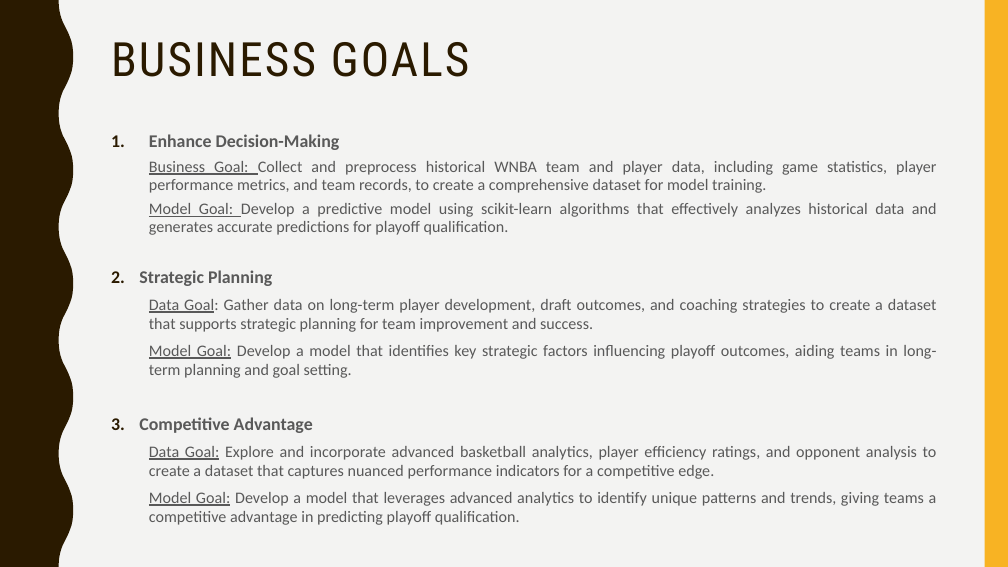
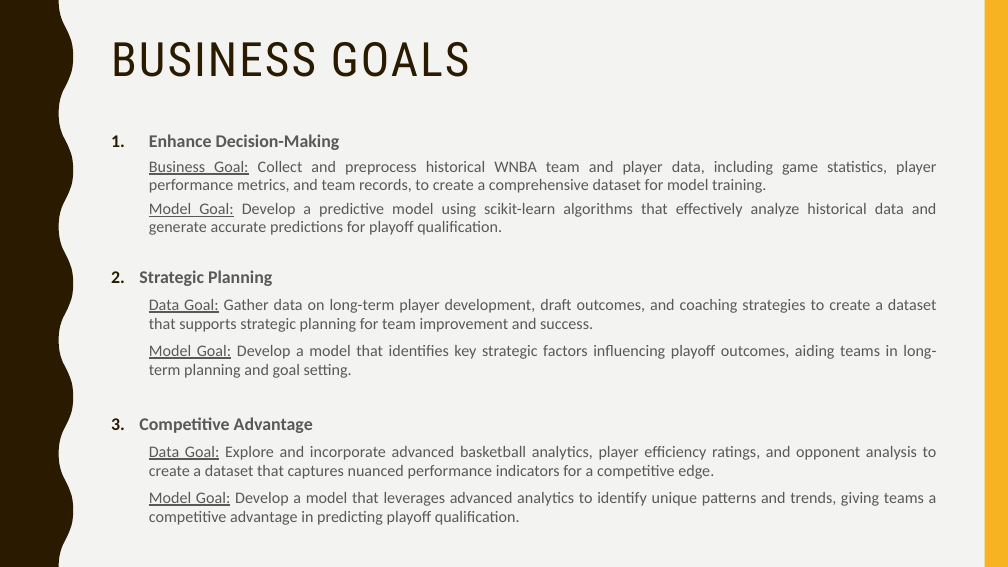
Before and after one commit to afs202005277/AC, a slide deck: slide 16 of ppt projeto.pptx. Drawn at 1008x567 pixels with LibreOffice and Linux fonts; fonts in the diff are those of the drawing. Boxes give left, top, right and bottom in pixels: in the first picture for what was removed or moved away, otherwise in the second. Text is boxed around its words. In the diff, an @@ line names an element or a change of style, - is before the commit and + after.

```diff
--- a/ppt projeto.pptx
+++ b/ppt projeto.pptx
@@ text at [149,203,937,235]: text changed @@
-  Model Goal: Develop a predictive model using scikit-learn algorithms that effectively analyzes historical data and generates accurate predictions for playoff qualification.
+  Model Goal: Develop a predictive model using scikit-learn algorithms that effectively analyze historical data and generate accurate predictions for playoff qualification.
@@ text at [149,299,937,332]: underline on in "Goal:" @@
```
Also in this commit, not shown: 17 other slides changed, 2 other files.
